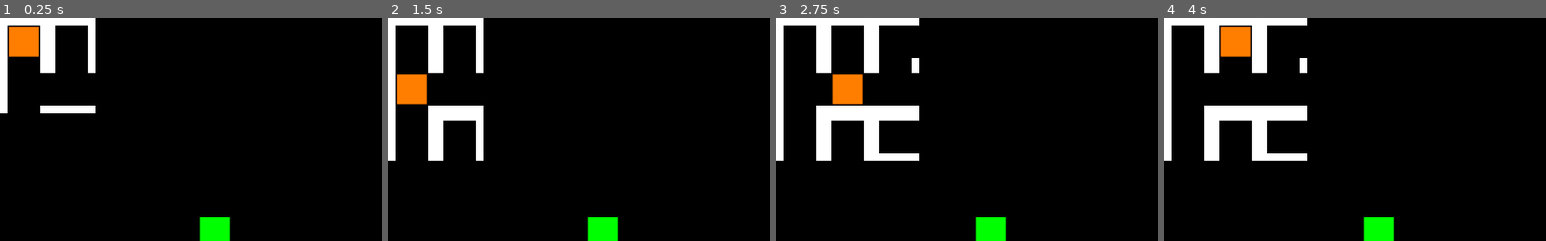
Above: before the commit, frames 1-4 (left to right).
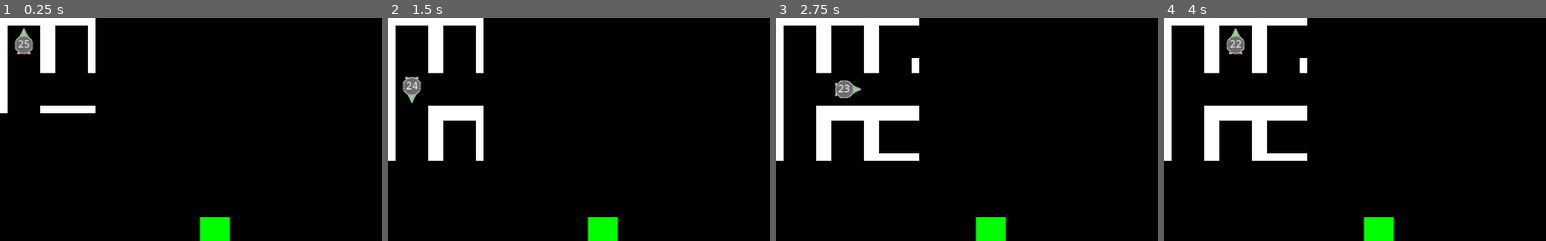
Above: after the commit, the same moments.

Repository: ShooperGames/PsySpace
Game: Godot game, scene res://HyperSpaceMaze/Maze.tscn
The game is run twice, just before and just after one commit, with the same random seed, the same clock (stepped at 60 frames per second) and the same inputs. This scene is started directly instead of the project's main scene.
Inputs:
- Up to frame 1 (0.25 s): no input
- Up to frame 2 (1.5 s): tap Enter at 0.5 s; hold Right (ui_right) 0.53-1.28 s; tap Space at 1.25 s; hold Down (ui_down) from 1.28 s (still down)
- Up to frame 3 (2.75 s): tap Enter at 2 s; release Down (ui_down) at 2.03 s; hold Right (ui_right) from 2.03 s (still down)
- Up to frame 4 (4 s): tap Space at 2.75 s; release Right (ui_right) at 2.78 s; hold Up (ui_up) 2.78-3.53 s; tap Enter at 3.5 s; hold Left (ui_left) from 3.53 s (still down)
The pictures show only the part of the screen within x 0-50%, y 0-50%; the shares and areas given below are measured in that part.

The runs differ from the first frame. In frame 1, 1.1% of the frame differs, in the area x 2-11%, y 3-18%; in frame 2, 1.1%; in frame 3, 1.1%; in frame 4, 1.1%.

Commit message:
Add files via upload

Diff:
--- a/HyperSpaceMaze/Maze.gd
+++ b/HyperSpaceMaze/Maze.gd
@@ -4,12 +4,16 @@
 var hWalls = []
 var vWalls = []
 var cells = []
-var sight = 1 # At some point this will be based on character skill
+export var sight = 1# At some point this will be based on character skill
 var rng = RandomNumberGenerator.new()
-var mazeDem = 10 #Pass in a value for this for 'difficulty'
-
+export var mazeDem = 10#Pass in a value for this for 'difficulty'
+var hsmomentum
 # Called when the node enters the scene tree for the first time.
 func _ready():
+	sight = Global.player.skills['Sight']
+	mazeDem = Global.hsd
+	hsmomentum = Global.hsm
+	$TileMap/Ship/MomLab.text = hsmomentum as String
 	rng.randomize()
 	var wallCounter = 0
 	var cellCounter = 0
@@ -129,24 +133,48 @@
 				$TileMap.set_cell(x,y,11)
 
 func reDraw(): #pass in x and y, and make this smarter
+	hsmomentum -= 1
+	if hsmomentum <= 0:
+		get_tree().change_scene("res://TestMenu.tscn")
+		Global.hsm = hsmomentum
+	if $TileMap/Ship.loc.x == 4 and $TileMap/Ship.loc.y == 4:
+		get_tree().change_scene("res://TestMenu.tscn")
+		Global.hsm = hsmomentum
 	for x in range(mazeDem):
 		for y in range(mazeDem):
 			if $TileMap.get_cell(x,y) == 11 and abs($TileMap/Ship.loc.x - x) <= sight and abs($TileMap/Ship.loc.y - y) <= sight:
 				$TileMap.set_cell(x,y,cells[x][y])
+	$TileMap/Ship/MomLab.text = hsmomentum as String
+	$TileMap/Ship.position.x = $TileMap/Ship.loc.x * 64 + 12
+	$TileMap/Ship.position.y = $TileMap/Ship.loc.y * 64 + 12
 
 # Called every frame. 'delta' is the elapsed time since the previous frame.
 func _process(_delta):
 	if Input.is_action_just_pressed("ui_left") and $TileMap/Ship.loc.x > 0 and not vWalls[$TileMap/Ship.loc.y][$TileMap/Ship.loc.x - 1]:
 		$TileMap/Ship.loc.x -= 1
+		$TileMap/Ship/TextureRect.set_texture($TileMap/Ship.rightTexture)
+		$TileMap/Ship/TextureRect.flip_h = true
+		$TileMap/Ship/MomLab.rect_position = Vector2(15, 0)
+		$TileMap/Ship/MomLab.rect_size = Vector2(17, 40)
 		reDraw()
 	if Input.is_action_just_pressed("ui_right") and $TileMap/Ship.loc.x < mazeDem-1 and not vWalls[$TileMap/Ship.loc.y][$TileMap/Ship.loc.x]:
 		$TileMap/Ship.loc.x += 1
+		$TileMap/Ship/TextureRect.set_texture($TileMap/Ship.rightTexture)
+		$TileMap/Ship/TextureRect.flip_h = false
+		$TileMap/Ship/MomLab.rect_position = Vector2(7, 0)
+		$TileMap/Ship/MomLab.rect_size = Vector2(17, 40)
 		reDraw()
 	if Input.is_action_just_pressed("ui_up") and $TileMap/Ship.loc.y > 0 and not hWalls[$TileMap/Ship.loc.y - 1][$TileMap/Ship.loc.x]:
 		$TileMap/Ship.loc.y -= 1
+		$TileMap/Ship/TextureRect.set_texture($TileMap/Ship.upTexture)
+		$TileMap/Ship/TextureRect.flip_v = false
+		$TileMap/Ship/MomLab.rect_position = Vector2(0, 17)
+		$TileMap/Ship/MomLab.rect_size = Vector2(40, 14)
 		reDraw()
 	if Input.is_action_just_pressed("ui_down") and $TileMap/Ship.loc.y < mazeDem-1 and not hWalls[$TileMap/Ship.loc.y][$TileMap/Ship.loc.x]:
 		$TileMap/Ship.loc.y += 1
+		$TileMap/Ship/TextureRect.set_texture($TileMap/Ship.upTexture)
+		$TileMap/Ship/TextureRect.flip_v = true
+		$TileMap/Ship/MomLab.rect_position = Vector2(0, 9)
+		$TileMap/Ship/MomLab.rect_size = Vector2(40, 14)
 		reDraw()
-	$TileMap/Ship.position.x = $TileMap/Ship.loc.x * 64 + 12
-	$TileMap/Ship.position.y = $TileMap/Ship.loc.y * 64 + 12
--- a/HyperSpaceMaze/Ship.gd
+++ b/HyperSpaceMaze/Ship.gd
@@ -5,9 +5,11 @@
 # var a = 2
 # var b = "text"
 export var loc = {'x':0, 'y':0}
+var upTexture = load("res://HyperSpaceMaze/Ship_Rest_Up.png")
+var rightTexture = load("res://HyperSpaceMaze/Ship_Rest_Right.png")
 # Called when the node enters the scene tree for the first time.
 func _ready():
-	pass # Replace with function body.
+	loc = {'x':0, 'y':0}
 
 
 # Called every frame. 'delta' is the elapsed time since the previous frame.
--- a/HyperSpaceMaze/Ship.tscn
+++ b/HyperSpaceMaze/Ship.tscn
@@ -1,14 +1,26 @@
-[gd_scene load_steps=2 format=2]
+[gd_scene load_steps=3 format=2]
 
 [ext_resource path="res://HyperSpaceMaze/Ship.gd" type="Script" id=1]
+[ext_resource path="res://HyperSpaceMaze/Ship_Rest_Up.png" type="Texture" id=2]
 
 [node name="Ship" type="Node2D"]
 script = ExtResource( 1 )
 
-[node name="ColorRect" type="ColorRect" parent="."]
+[node name="TextureRect" type="TextureRect" parent="."]
 margin_right = 40.0
 margin_bottom = 40.0
-color = Color( 1, 0.498039, 0, 1 )
+texture = ExtResource( 2 )
 __meta__ = {
 "_edit_use_anchors_": false
 }
+
+[node name="MomLab" type="Label" parent="."]
+margin_top = 17.0
+margin_right = 40.0
+margin_bottom = 31.0
+text = "25"
+align = 1
+valign = 1
+__meta__ = {
+"_edit_use_anchors_": false
+}
Not shown, added: HyperSpaceMaze/Ship_Move_Up.png.import
Binary file added: HyperSpaceMaze/Ship_Rest_Right.png
Not shown, added: HyperSpaceMaze/Ship_Rest_Right.png.import
Binary file added: HyperSpaceMaze/Ship_Rest_Up.png
Not shown, added: HyperSpaceMaze/Ship_Rest_Up.png.import
